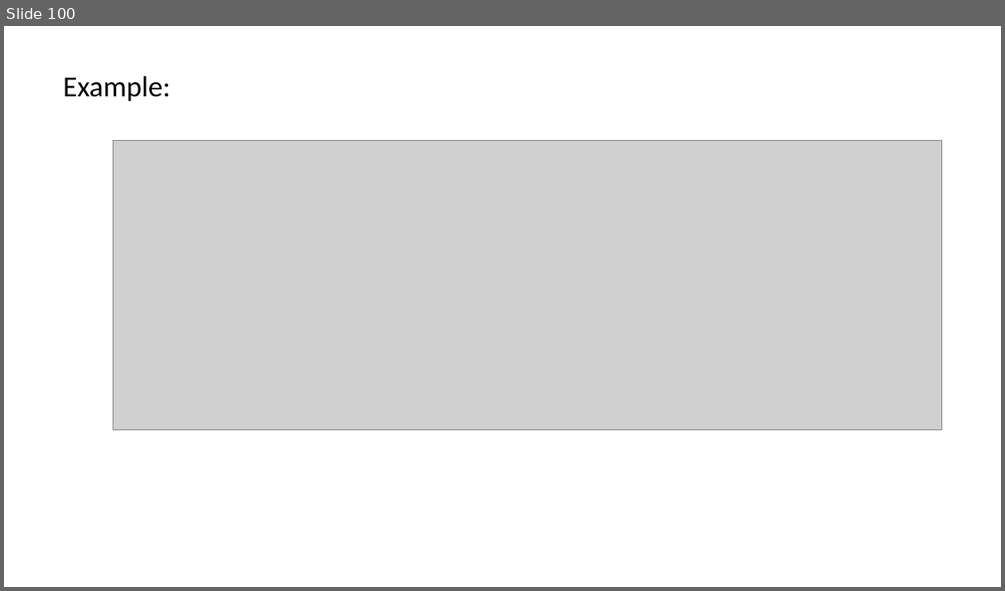
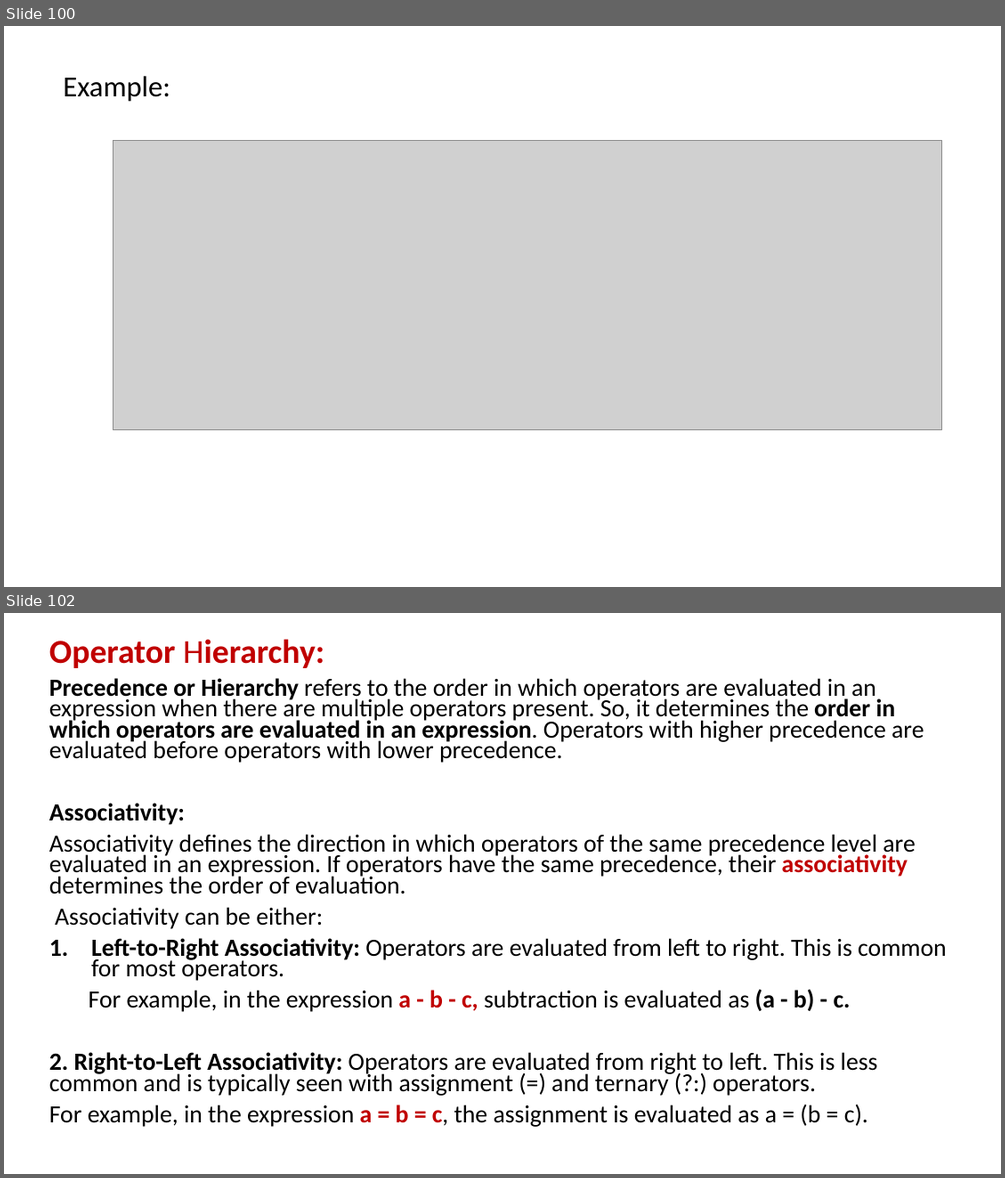
Before and after one commit to PRAMOD-VISHNU-NAIK/MCA-2nd-Sem-Shridevi-College, a slide deck: Theory Class-Notes/Java MCA-2.pptx. Shown one above the other, each under a label of ours: slide 100 before the commit, slides 100 and 102 after it; the slides between them are not shown. The pictures are 1005x591 and 1005x1178 pixels, drawn with LibreOffice and Linux fonts; fonts in the diff are those of the drawing; grey boxes stand for pictures. Boxes give left, top, right and bottom in pixels: in the first picture for what was removed or moved away, otherwise in the second. Text is boxed around its words. In the diff, an @@ line names an element or a change of style, - is before the commit and + after.

```diff
--- a/Theory Class-Notes/Java MCA-2.pptx
+++ b/Theory Class-Notes/Java MCA-2.pptx
@@ slide 102 added at bbox=[4, 613, 1001, 1174], background #FFFFFF @@
@@ text added at bbox=[49, 639, 947, 1127], 23.8 pt, text #000000 @@
+Operator Hierarchy:
+Precedence or Hierarchy refers to the order in which operators are evaluated in an expression when there are multiple operators present. So, it determines the order in which operators are evaluated in an expression. Operators with higher precedence are evaluated before operators with lower precedence.
+Associativity:
+Associativity defines the direction in which operators of the same precedence level are evaluated in an expression. If operators have the same precedence, their associativity determines the order of evaluation.
+Associativity can be either:
+1. Left-to-Right Associativity: Operators are evaluated from left to right. This is common for most operators.
+For example, in the expression a - b - c, subtraction is evaluated as (a - b) - c.
+2. Right-to-Left Associativity: Operators are evaluated from right to left. This is less common and is typically seen with assignment (=) and ternary (?:) operators.
+For example, in the expression a = b = c, the assignment is evaluated as a = (b = c).
```
Also in this commit, not shown: 3 slides changed, 6 other slides added.
